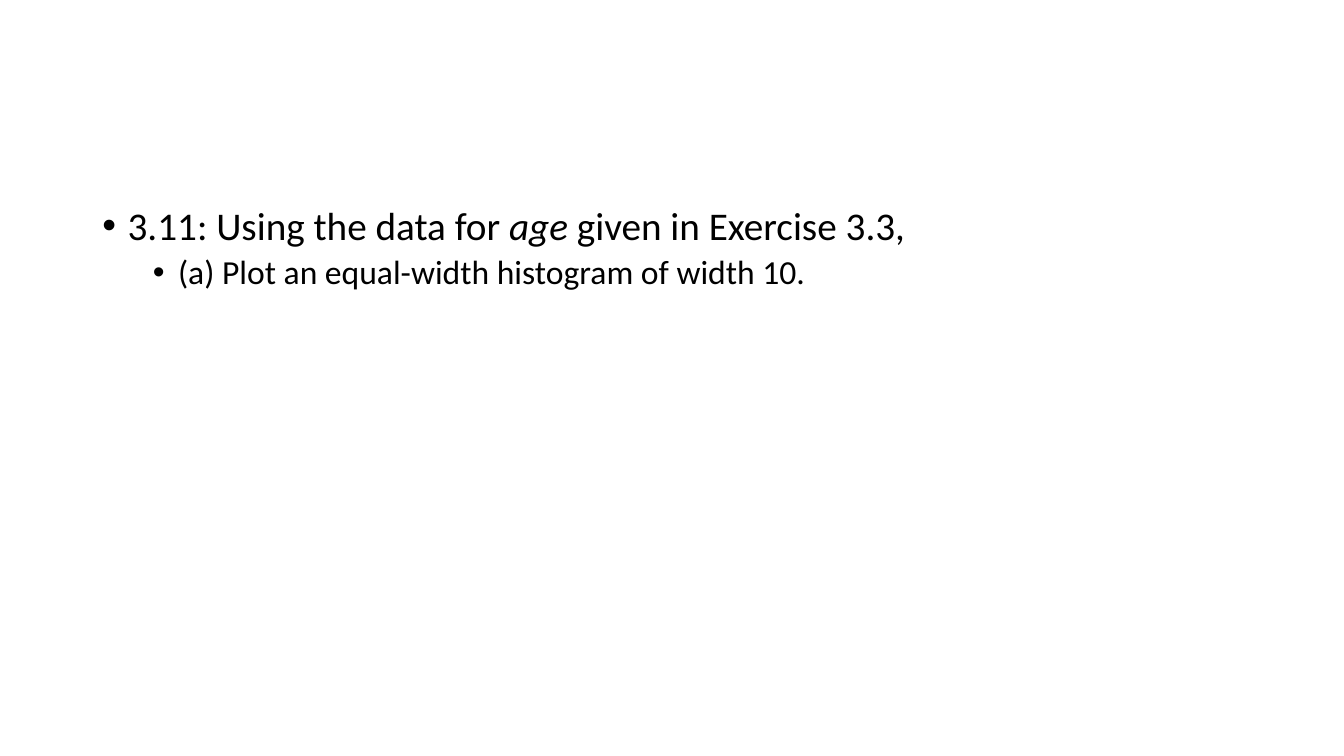
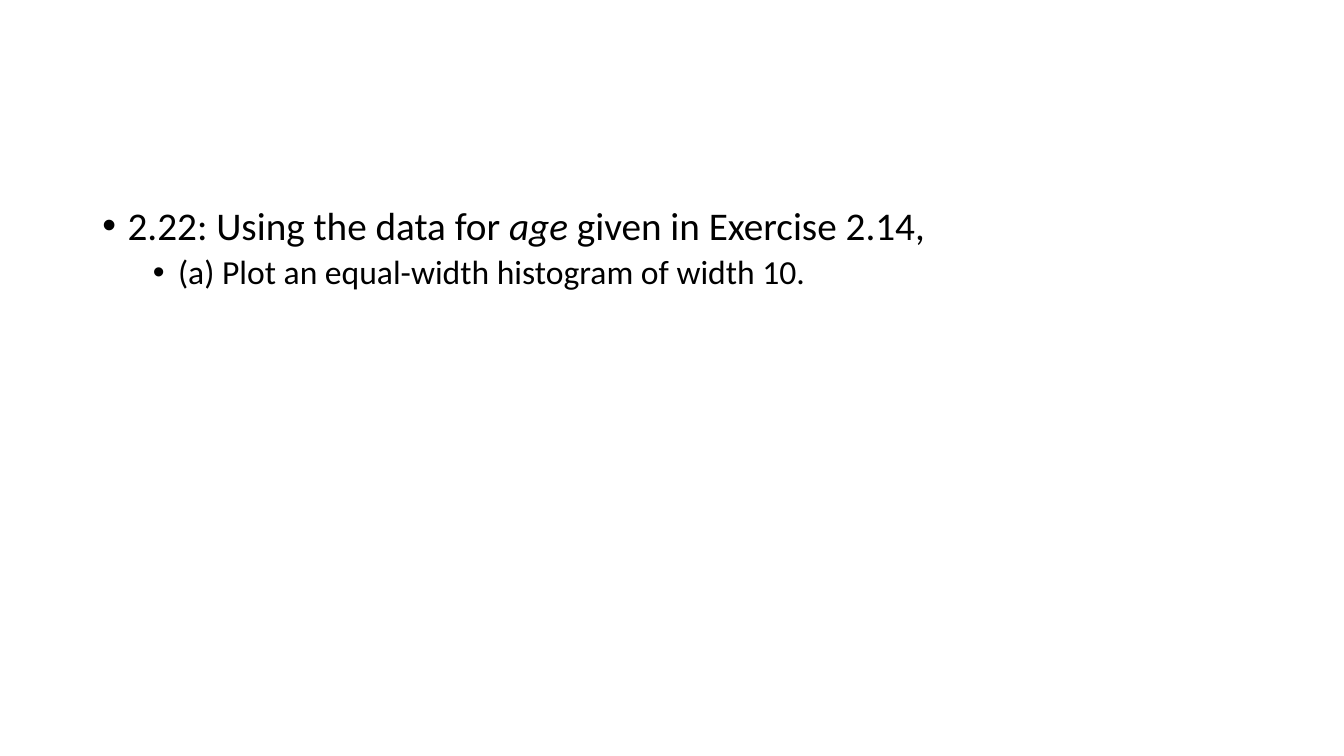
Before and after one commit to chriswjh/chriswjh.github.io, a slide deck: slide 10 of EDM/HW1.pptx. Drawn at 1344x756 pixels with LibreOffice and Linux fonts; fonts in the diff are those of the drawing. Boxes give left, top, right and bottom in pixels: in the first picture for what was removed or moved away, otherwise in the second. Text is boxed around its words. In the diff, an @@ line names an element or a change of style, - is before the commit and + after.

```diff
--- a/EDM/HW1.pptx
+++ b/EDM/HW1.pptx
@@ text at (x1=128, y1=212, x2=925, y2=247): text changed @@
-• 3.11: Using the data for age given in Exercise 3.3,
+• 2.22: Using the data for age given in Exercise 2.14,
```
Also in this commit, not shown: 6 other slides changed, 4 other files.
